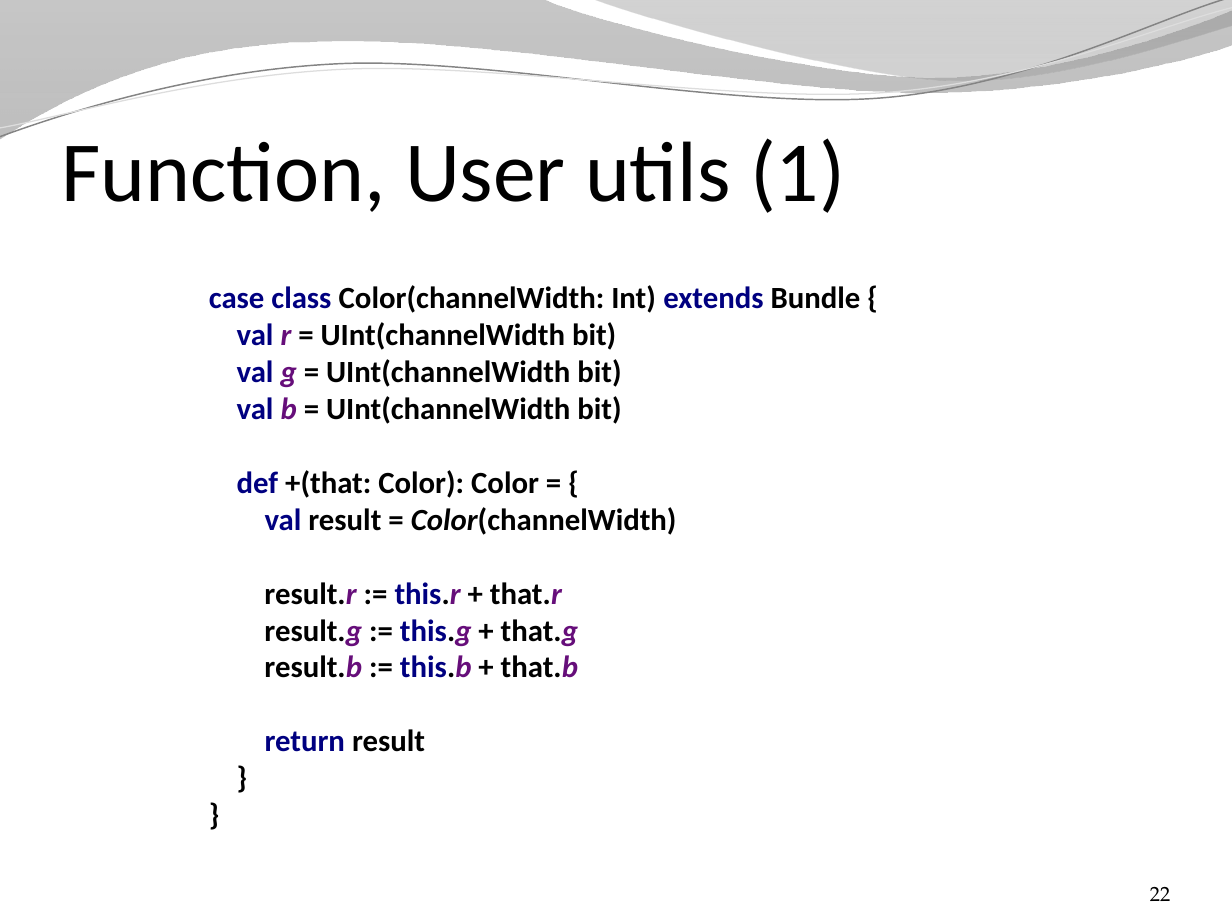
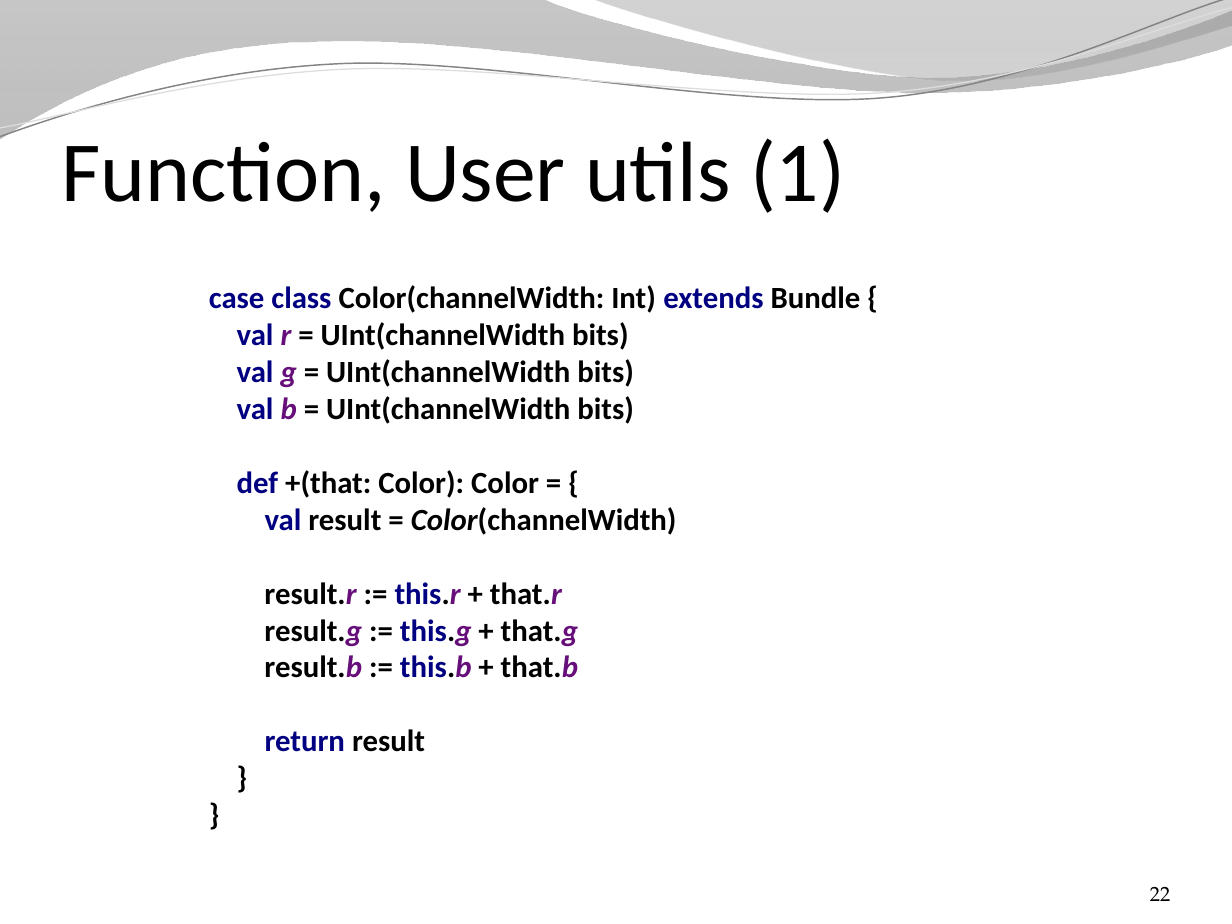
Before and after one commit to SpinalHDL/SpinalDoc, a slide deck: slide 22 of presentation/en/presentation.pptx. Drawn at 1232x924 pixels with LibreOffice and Linux fonts; fonts in the diff are those of the drawing; background and template pictures are left out. Boxes give left, top, right and bottom in pixels: in the first picture for what was removed or moved away, otherwise in the second. Text is boxed around its words. In the diff, an @@ line names an element or a change of style, - is before the commit and + after.

```diff
--- a/presentation/en/presentation.pptx
+++ b/presentation/en/presentation.pptx
@@ text at (209, 285, 861, 535): text changed @@
-case class Color(channelWidth: Int) extends Bundle {
-val r = UInt(channelWidth bit)
-val g = UInt(channelWidth bit)
-val b = UInt(channelWidth bit)
-def +(that: Color): Color = {
-val result = Color(channelWidth)
+case class Color(channelWidth: Int) extends Bundle {
+val r = UInt(channelWidth bits)
+val g = UInt(channelWidth bits)
+val b = UInt(channelWidth bits)
+def +(that: Color): Color = {
+val result = Color(channelWidth)
```
Also in this commit, not shown: 5 other slides changed, 10 slides added, 3 other files.
